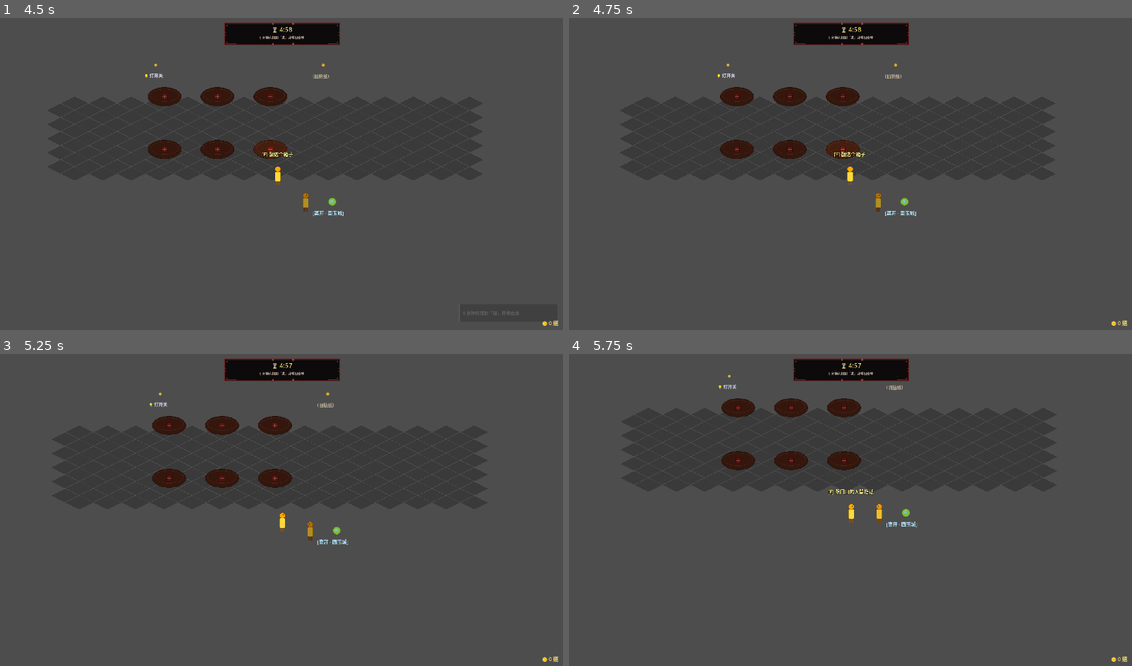
Above: before the commit, frames 1-4 (two rows, left to right).
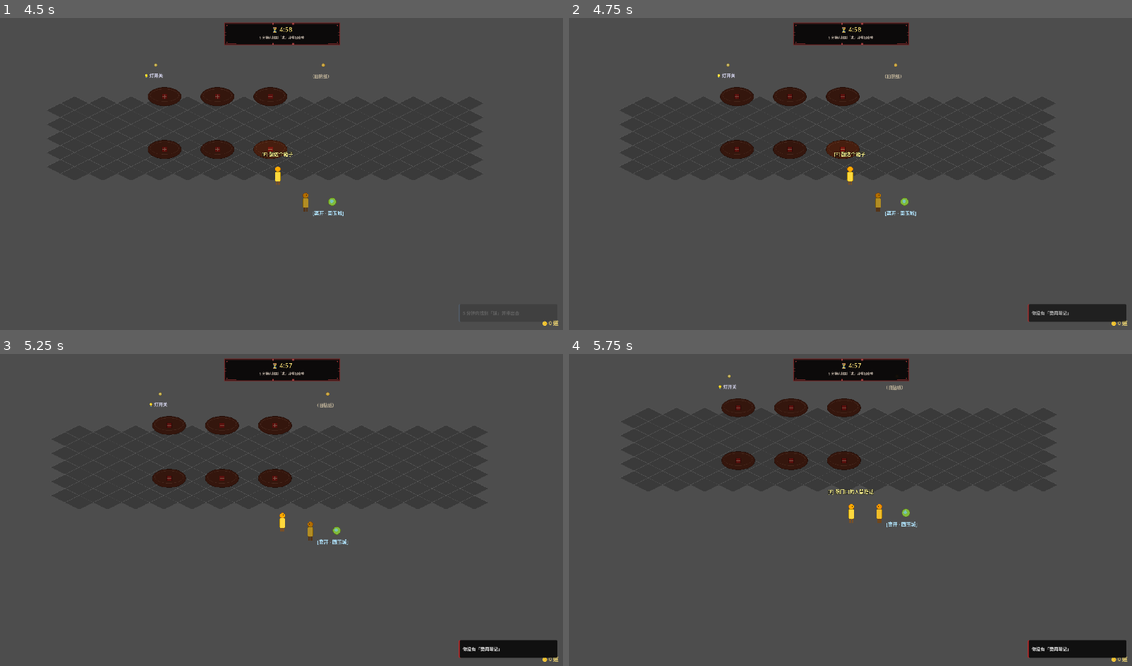
Above: after the commit, the same moments.

Repository: duancang8-ui/My-Game
Game: Godot game, scene res://src/scenes/world/rat_warehouse.tscn
Two runs of this game, one before a commit and one after it. Both use one fixed random seed, a clock stepped at 60 frames per second and the inputs below. This scene is started directly instead of the project's main scene.
Inputs (mouse positions are in pixels of both pictures, inside the frame that each line leads up to):
- Up to frame 1 (4.5 s): tap Enter at 0.5, 2 s; move the mouse to (405, 158) at 0.52 s; hold D (move_right) 0.53-1.25 s; tap C at 0.6 s; click (405, 158) at 0.67 s; tap X at 0.8, 2.3, 3.6 s; tap Space at 1.25, 3.5 s; drag from (168, 189) to (123, 96) at 1.27 s; move the mouse to (337, 105) at 2.02 s; hold D (move_right) 2.03-2.75 s; hold E (interact) 2.03-2.75 s; drag from (253, 239) to (106, 96) at 2.77 s; move the mouse to (450, 223) at 3.52 s; hold A (move_left) 3.53-4.25 s; drag from (112, 127) to (258, 96) at 4.27 s
- Up to frame 2 (4.75 s): no input
- Up to frame 3 (5.25 s): move the mouse to (309, 510) at 5.02 s; hold S (move_down) from 5.03 s (still down); tap Alt at 5.1 s; click (309, 510) at 5.17 s
- Up to frame 4 (5.75 s): keep holding S (move_down); tap X at 5.3 s

Frame 1 is identical in both runs. In frame 2, 1.0% of the frame differs, in the area x 81-99%, y 91-98%; in frame 3, 1.0%; in frame 4, 1.0%.

Commit message:
feat(items): S3 — items now also work in rat warehouse + rainy phase 2 (v0.9.5)
Extends P9's item effects to the other two zodiac levels:

Defense charm (item_defense_charm):
  - Rat warehouse: timeout LOSE -> consume 1 -> reset timer + restart
  - Rainy field phase 2 (in liar interview room): rotate LOSE -> consume
    1 -> restart only the rotate sub-game (not the whole liar level)

Clue bag (item_clue_bag) in rat warehouse:
  - Press C -> mark rat_hamster_note as observed -> immediately switch
    rat NPC dialogue to v2 (with "reach into pocket" option). No need
    to walk to the door frame.

Smell note (item_smell_note) in rat warehouse:
  - Press X -> same effect as clue bag here (qi xia "smells" the warm
    glowing object in the rat's pocket -> unlock v2 dialogue).

All item uses play SFX("item_use") via AudioManager.

No new tests (existing test_items_live.gd covers GameState contracts;
orchestrator hooks are integration-tested by playtest).

Co-authored-by: Cursor <cursoragent@cursor.com>

Diff:
--- a/src/scripts/liar_game/liar_game_orchestrator.gd
+++ b/src/scripts/liar_game/liar_game_orchestrator.gd
@@ -200,6 +200,23 @@
     call_deferred("_on_retry")
     return true
 
+# S3 · 桃木防御符在雨后春笋 phase 2 也生效（只重启转桌，不重玩说谎者）
+func _try_consume_defense_charm_phase2() -> bool:
+    if GameState == null or not GameState.has_method("has_item"):
+        return false
+    if not GameState.has_item("item_defense_charm"):
+        return false
+    GameState.remove_item("item_defense_charm", 1)
+    if Toast != null:
+        Toast.show_success("桃木符挡住了鱼叉 ✓  再转一次")
+    if AudioManager != null:
+        AudioManager.play_sfx("item_use")
+    # 重启 rotate controller（不重启整个说谎者关卡）
+    if _rotate_ctrl != null:
+        _rotate_ctrl.reset()
+        _rotate_ctrl.start_game()
+    return true
+
 func _play_win_cinematic_then_result() -> void:
     if Toast != null:
         Toast.show_success("纸上写着「人羊」—— 九份答案完全一致 ✓")
@@ -284,6 +301,9 @@
         _rotate_hud.update_time(time_left)
 
 func _on_rotate_ended(result: int) -> void:
+    # S3：桃木防御符也覆盖雨后春笋 phase 2 失败
+    if result == RotateGameController.Result.LOSE and _try_consume_defense_charm_phase2():
+        return
     if _rotate_hud != null:
         _rotate_hud.visible = false
     if result == RotateGameController.Result.WIN:
--- a/src/scripts/rat_game/rat_game_orchestrator.gd
+++ b/src/scripts/rat_game/rat_game_orchestrator.gd
@@ -92,6 +92,9 @@
 		_npc_door.dialogue_id = "rat_door_talk"
 
 func _on_game_ended(result: int) -> void:
+	# S3：桃木防御符在仓库关也生效（LOSE 时消耗 1 个 → 关卡重启）
+	if result == RatGameController.Result.LOSE and _try_consume_defense_charm():
+		return
 	if _hud != null:
 		_hud.visible = false
 	if _ctrl != null:
@@ -125,3 +128,79 @@
 	var sm = get_node_or_null("/root/SceneManager")
 	if sm != null and sm.has_method("change_to"):
 		sm.change_to(return_scene)
+
+# ===== S3 · 道具效果覆盖到人鼠关 =====
+
+# 桃木防御符：LOSE 时消耗 1 个 → 关卡重启
+func _try_consume_defense_charm() -> bool:
+	if GameState == null or not GameState.has_method("has_item"):
+		return false
+	if not GameState.has_item("item_defense_charm"):
+		return false
+	GameState.remove_item("item_defense_charm", 1)
+	if Toast != null:
+		Toast.show_success("桃木符替你挡了一次 ✓  仓库重置")
+	if AudioManager != null:
+		AudioManager.play_sfx("item_use")
+	# 重启：重置计时 + 重置 controller + 重新启动
+	if _ctrl != null:
+		_ctrl.reset()
+		_ctrl.start_game()
+		_ctrl.set("auto_tick", true)
+	if _hud != null:
+		_hud.visible = true
+		if _hud.has_method("update_time"):
+			_hud.update_time(_ctrl.time_limit)
+	return true
+
+func _unhandled_input(event: InputEvent) -> void:
+	if _ctrl == null or _ctrl.state != RatGameController.State.PLAYING:
+		return
+	if not (event is InputEventKey):
+		return
+	var k := event as InputEventKey
+	if not k.pressed or k.echo:
+		return
+	if k.keycode == KEY_C:
+		_try_use_clue_bag()
+		get_viewport().set_input_as_handled()
+	elif k.keycode == KEY_X:
+		_try_use_smell_note()
+		get_viewport().set_input_as_handled()
+
+# 线索袋：消耗 1 → 直接揭示「仓鼠协会贴纸」线索 → 解锁人鼠 NPC 的 v2 对话
+func _try_use_clue_bag() -> void:
+	if GameState == null or not GameState.has_method("has_item"):
+		return
+	if not GameState.has_item("item_clue_bag"):
+		if Toast != null:
+			Toast.show_error("你没有「线索袋」")
+		return
+	if GameState.has_observed(RAT_CLUE_ID):
+		if Toast != null:
+			Toast.show_info("线索已经摸清了")
+		return
+	GameState.remove_item("item_clue_bag", 1)
+	GameState.mark_observed(RAT_CLUE_ID)
+	_refresh_door_dialogue_id()   # 立即解锁 v2「摸口袋」选项
+	if Toast != null:
+		Toast.show_success("线索袋打开了 ✓  仓鼠的习惯——把东西藏在颊袋")
+	if AudioManager != null:
+		AudioManager.play_sfx("item_use")
+
+# 灵闻笔记：消耗 1 → 直接 Toast 指明「她口袋鼓鼓的」+ 解锁 v2
+func _try_use_smell_note() -> void:
+	if GameState == null or not GameState.has_method("has_item"):
+		return
+	if not GameState.has_item("item_smell_note"):
+		if Toast != null:
+			Toast.show_error("你没有「灵闻笔记」")
+		return
+	GameState.remove_item("item_smell_note", 1)
+	# 灵闻笔记在这里也起到"揭线索"作用，标记观察点同时切对话 id
+	GameState.mark_observed(RAT_CLUE_ID)
+	_refresh_door_dialogue_id()
+	if Toast != null:
+		Toast.show_info("灵闻 · 你嗅到门口那姑娘的口袋——有股温热的、隐隐发光的味道")
+	if AudioManager != null:
+		AudioManager.play_sfx("item_use")
